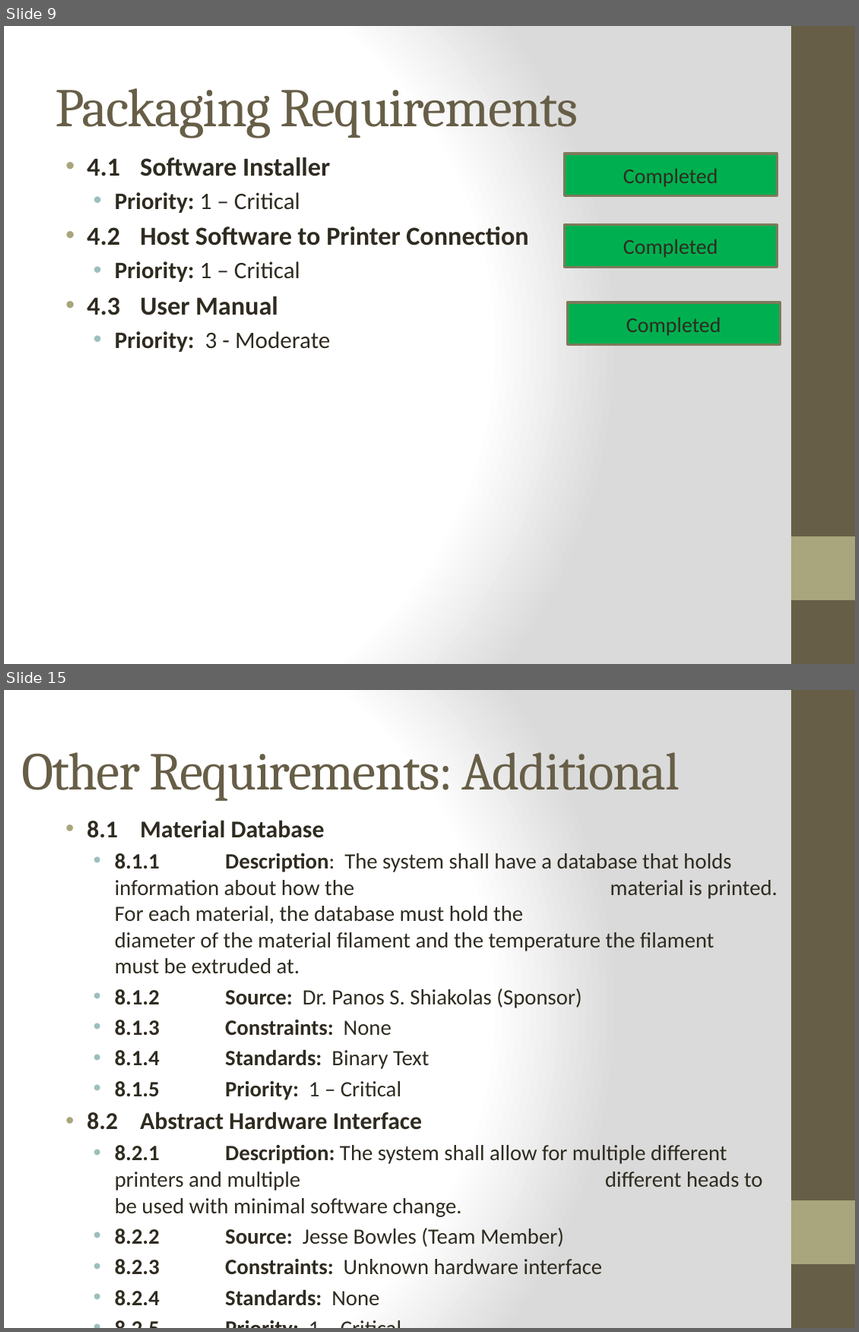
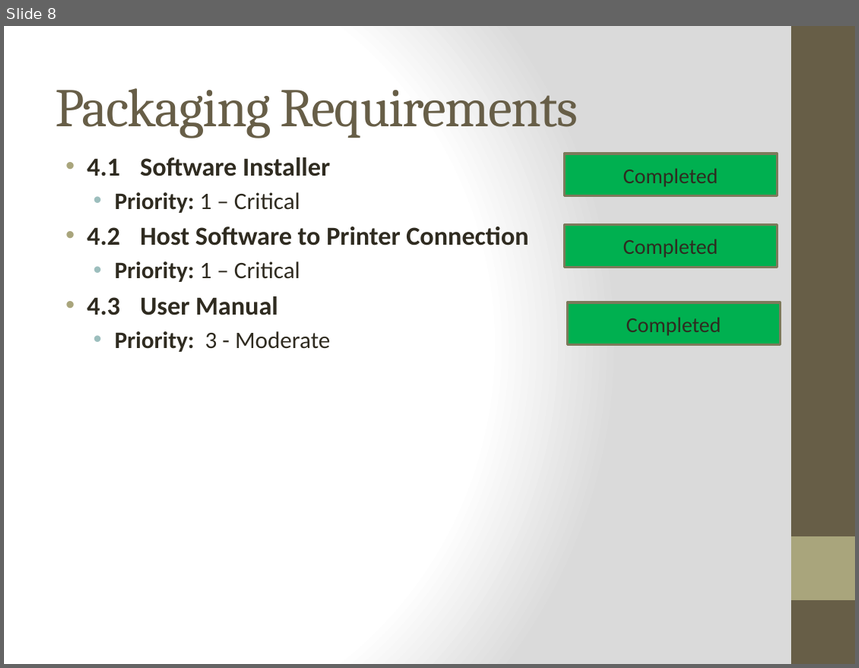
Before and after one commit to qpHalcy0n/SRDesign, a slide deck: Final Presentation/Ink3d Final Presentation.pptx. Shown one above the other, each under a label of ours: slides 9 and 15 before the commit, slide 8 after it; the slides between them are not shown. The pictures are 859x1332 and 859x668 pixels, drawn with LibreOffice and Linux fonts; fonts in the diff are those of the drawing. Boxes give left, top, right and bottom in pixels: in the first picture for what was removed or moved away, otherwise in the second. Text is boxed around its words. In the diff, an @@ line names an element or a change of style, - is before the commit and + after.

```diff
--- a/Final Presentation/Ink3d Final Presentation.pptx
+++ b/Final Presentation/Ink3d Final Presentation.pptx
@@ slide 15 removed at [4, 690, 855, 1328], background gradient #FFFFFF to #DADADA; not listed: 2 template elements that a slide beside it also shows @@
@@ title removed at [21, 752, 680, 801] @@
-Other Requirements: Additional
@@ text removed at [87, 820, 777, 1306] @@
-• 8.1 Material Database
-  • 8.1.1 Description: The system shall have a database that holds information about how the material is printed. For each material, the database must hold the diameter of the material filament and the temperature the filament must be extruded at.
-  • 8.1.2 Source: Dr. Panos S. Shiakolas (Sponsor)
-  • 8.1.3 Constraints: None
-  • 8.1.4 Standards: Binary Text
-  • 8.1.5 Priority: 1 – Critical
-• 8.2 Abstract Hardware Interface
-  • 8.2.1 Description: The system shall allow for multiple different printers and multiple different heads to be used with minimal software change.
-  • 8.2.2 Source: Jesse Bowles (Team Member)
-  • 8.2.3 Constraints: Unknown hardware interface
-  • 8.2.4 Standards: None
-  • 8.2.5 Priority: 1 – Critical
@@ what was slide 9 is now slide 8 @@
```
Also in this commit, not shown: 4 slides changed, 1 slide added, 6 other slides removed, 1 other file.
